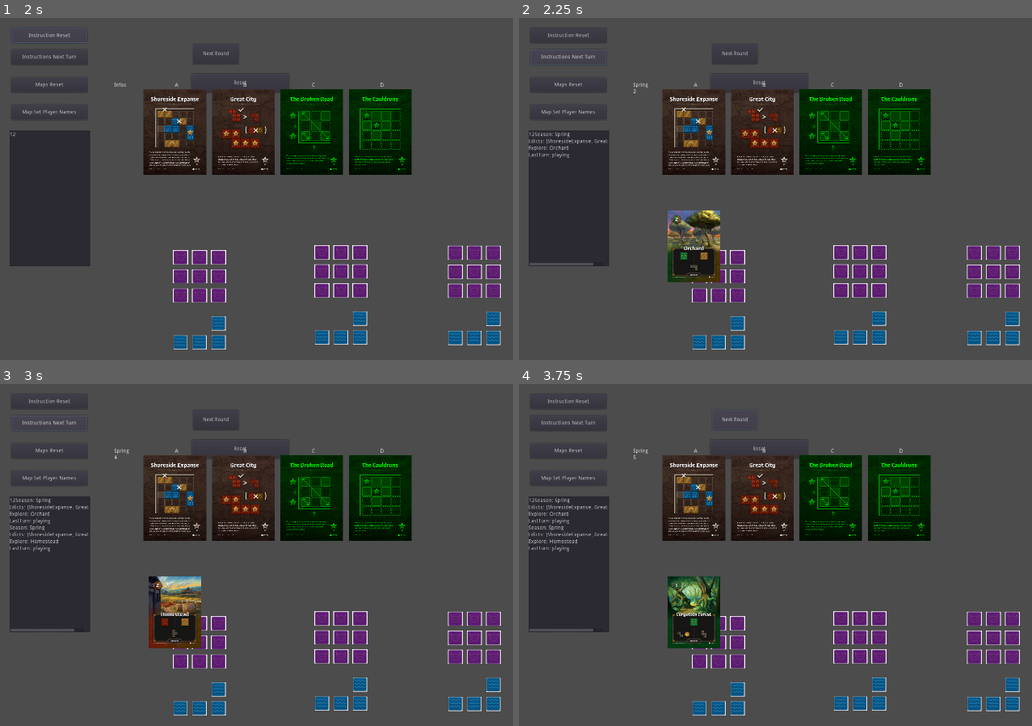
Above: before the commit, frames 1-4 (two rows, left to right).
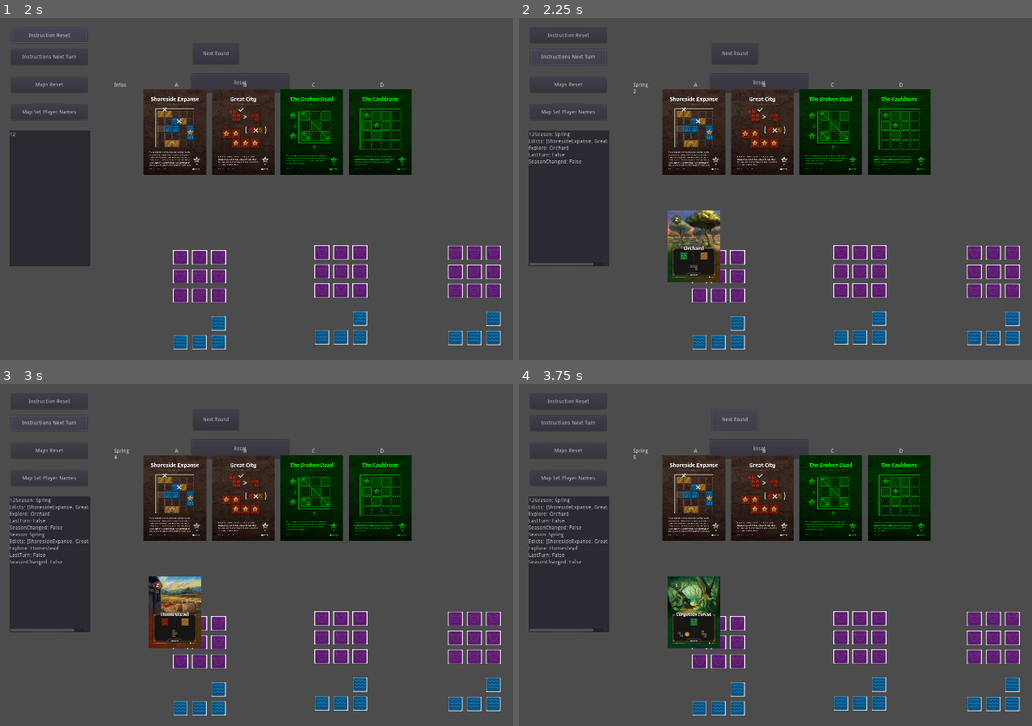
Above: after the commit, the same moments.

Repository: gilde-der-nacht/game-jam-2022
Game: Godot game, scene res://Board.tscn
Two runs of this game, one before a commit and one after it. Both use one fixed random seed, a clock stepped at 60 frames per second and the inputs below.
Inputs (mouse positions are in pixels of both pictures, inside the frame that each line leads up to):
- Up to frame 1 (2 s): click (51, 199) at 0.52 s; type "12" at 0.6 s; click "Instruction Reset" at 1.25 s
- Up to frame 2 (2.25 s): click "Instructions Next Turn" at 2 s
- Up to frame 3 (3 s): click "Instructions Next Turn" at 2.75 s
- Up to frame 4 (3.75 s): click "Next Round" at 3.5 s

Frame 1 is identical in both runs. In frame 2, less than 0.1% of the frame differs, in the area x 1-13%, y 39-43%; in frame 3, 0.4%, in the area x 1-18%, y 39-53%; in frame 4, 0.4%.

Commit message:
Board: season_changed

Diff:
--- a/Cartographer/Board.gd
+++ b/Cartographer/Board.gd
@@ -1,7 +1,8 @@
 extends Node2D
 
 var maps = []
-var map_functions = null;
+var map_functions = null
+var seaseon_previous = ""
 
 func _ready():
 	randomize();
@@ -26,20 +27,24 @@
 func _on_ButtonInstructionReset_pressed():
 	var local_seed = 8 # randi()
 	$Instruction.game_reset(local_seed)
+	seaseon_previous = $Instruction.get_season()
 
 func _on_ButtonInstructionNextTurn_pressed():
 	if $Instruction.get_last_turn() == "end":
-		$Log.text += "END!"
+		$Log.text += "END!\n"
 	else:
 		$Instruction.next_turn()
 		var season = $Instruction.get_season()
 		var edicts = $Instruction.get_edicts()
 		var explore = $Instruction.get_explore()
-		var last_turn = $Instruction.get_last_turn()
+		var last_turn = $Instruction.get_last_turn() == "end"
+		var season_changed = season != seaseon_previous
+		seaseon_previous = season
 		$Log.text += "Season: " + String(season) + "\n"
 		$Log.text += "Edicts: " + String(edicts) + "\n"
 		$Log.text += "Explore: " + String(explore) + "\n"
 		$Log.text += "LastTurn: " + String(last_turn) + "\n"
+		$Log.text += "SeasonChanged: " + String(season_changed) + "\n"
 	$Log.cursor_set_line($Log.get_line_count()) # scroll to bottom
 
 func _on_ButtonMapReset_pressed():
--- a/Cartographer/MapFunctions.gd
+++ b/Cartographer/MapFunctions.gd
@@ -25,7 +25,7 @@
 - GreatCity (Cluster)
 X Greenbough
 - GreengoldPlains (Cluster)
-X LostBarony (Largest Square)
+X LostBarony
 """
 
 static func check(dim, map):
